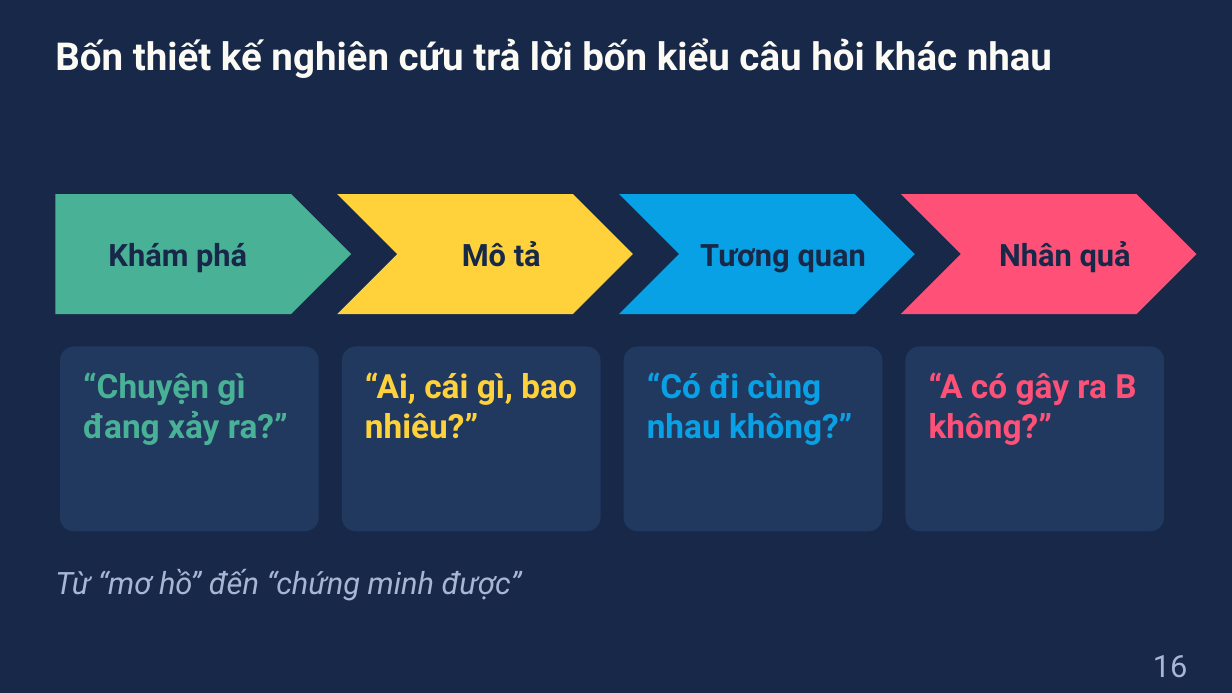
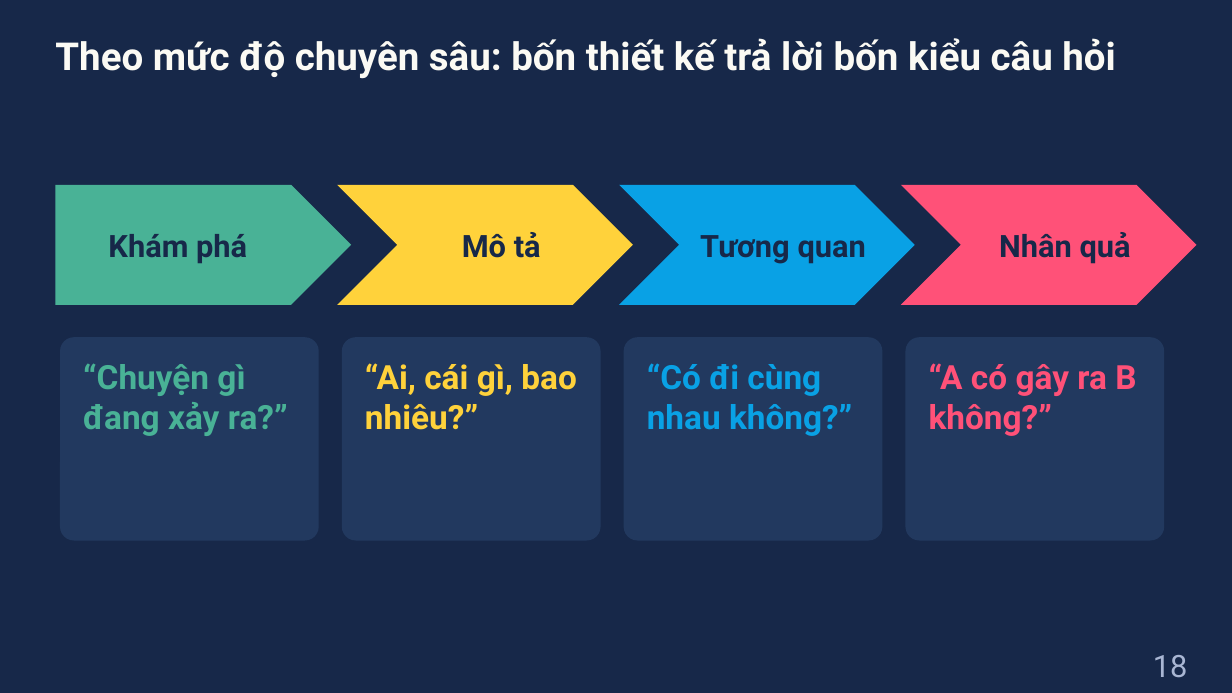
Before and after one commit to dnbaoquyen/academic-pptx-skill, a slide deck: slide 18 of courses/MKT1107/lessons/W1_slides.pptx (slide 16 before the commit). Drawn at 1232x693 pixels with LibreOffice and Linux fonts; fonts in the diff are those of the drawing. Boxes give left, top, right and bottom in pixels: in the first picture for what was removed or moved away, otherwise in the second. Text is boxed around its words. In the diff, an @@ line names an element or a change of style, - is before the commit and + after.

```diff
--- a/courses/MKT1107/lessons/W1_slides.pptx
+++ b/courses/MKT1107/lessons/W1_slides.pptx
@@ title at bbox=[55, 38, 1115, 79]: text changed @@
-Bốn thiết kế nghiên cứu trả lời bốn kiểu câu hỏi khác nhau
+Theo mức độ chuyên sâu: bốn thiết kế trả lời bốn kiểu câu hỏi
@@ 4 texts, 3 chevrons, 1 pentagon arrow: place and size @@
-4 texts, 3 chevrons, 1 pentagon arrow at bbox=[55, 194, 1197, 314]
+4 texts, 3 chevrons, 1 pentagon arrow at bbox=[55, 185, 1197, 305]
@@ rounded rectangle: place and size @@
-rounded rectangle at bbox=[60, 347, 319, 531]
+rounded rectangle at bbox=[60, 337, 319, 541]
@@ text "“Chuyện gì đang xảy ra?”": place and size @@
-text "“Chuyện gì đang xảy ra?”" at bbox=[83, 372, 288, 445]
+text "“Chuyện gì đang xảy ra?”" at bbox=[83, 363, 288, 436]
@@ proportions changed in 4 elements at bbox=[60, 337, 319, 541], bbox=[624, 337, 883, 541], bbox=[906, 337, 1165, 541], bbox=[342, 337, 601, 541] @@
@@ rounded rectangle: place and size @@
-rounded rectangle at bbox=[342, 347, 601, 531]
+rounded rectangle at bbox=[342, 337, 601, 541]
@@ text "“Ai, cái gì, bao nhiêu?”": place and size @@
-text "“Ai, cái gì, bao nhiêu?”" at bbox=[365, 372, 577, 439]
+text "“Ai, cái gì, bao nhiêu?”" at bbox=[365, 363, 577, 430]
@@ rounded rectangle: place and size @@
-rounded rectangle at bbox=[624, 347, 883, 531]
+rounded rectangle at bbox=[624, 337, 883, 541]
@@ text "“Có đi cùng nhau không?”": place and size @@
-text "“Có đi cùng nhau không?”" at bbox=[647, 372, 852, 445]
+text "“Có đi cùng nhau không?”" at bbox=[647, 363, 852, 436]
@@ rounded rectangle: place and size @@
-rounded rectangle at bbox=[906, 347, 1165, 531]
+rounded rectangle at bbox=[906, 337, 1165, 541]
@@ text "“A có gây ra B ...": place and size @@
-text "“A có gây ra B ..." at bbox=[929, 372, 1136, 445]
+text "“A có gây ra B ..." at bbox=[929, 363, 1136, 436]
@@ text removed at bbox=[55, 569, 522, 601] @@
-Từ “mơ hồ” đến “chứng minh được”
@@ page number at bbox=[1153, 655, 1188, 677]: text changed @@
-16
+18
```
Also in this commit, not shown: 29 other slides changed, 7 slides added, 9 slides removed, 4 other files.
